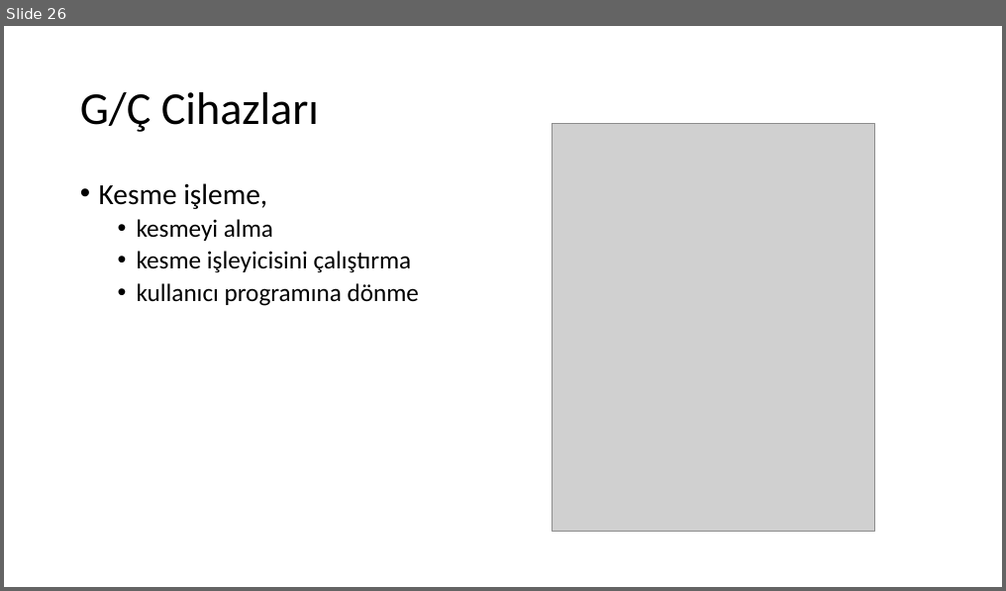
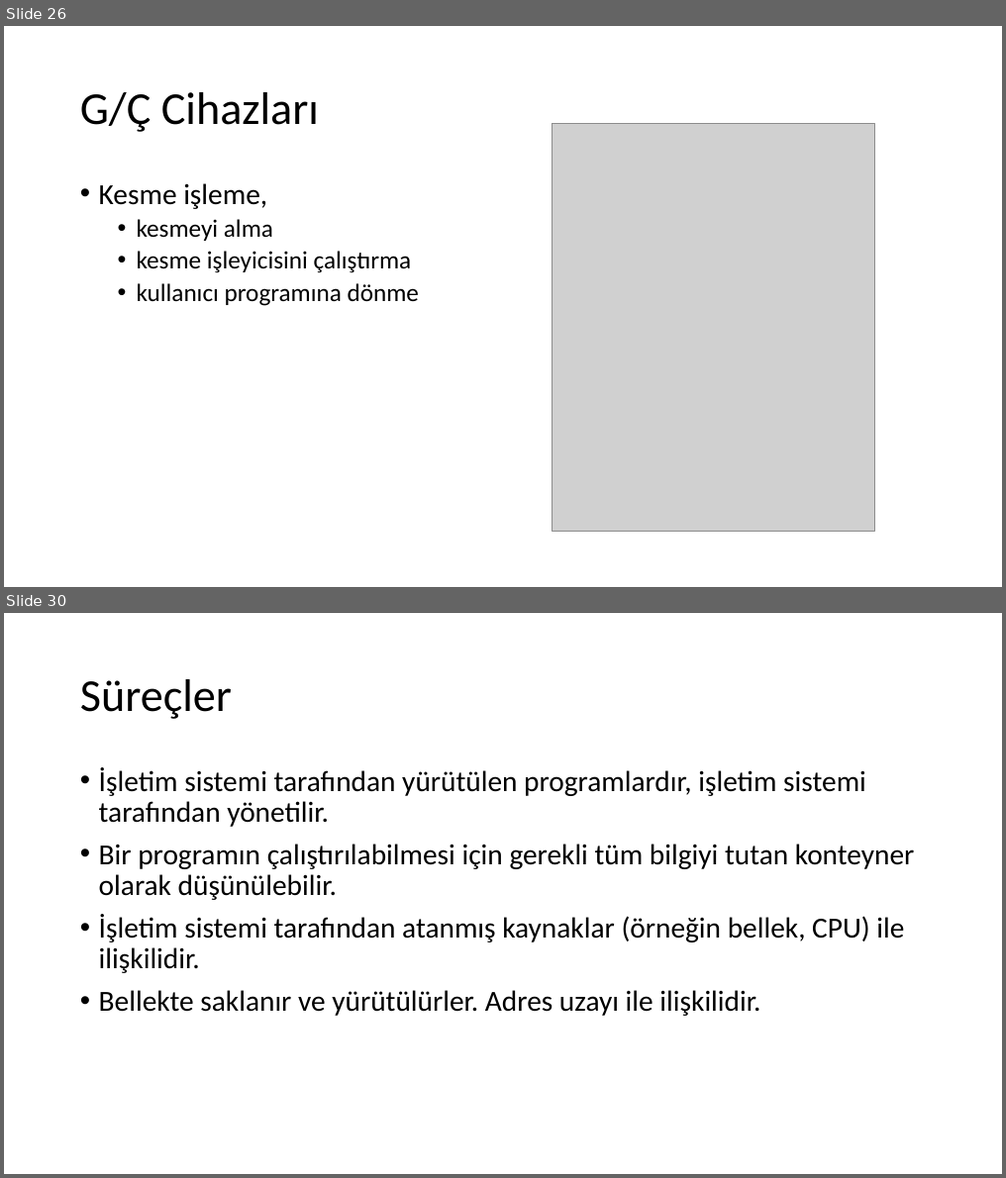
Before and after one commit to sercankulcu/sercankulcu.github.io, a slide deck: assets/teaching/os/1_Bolum_1_Giris.pptx. Shown one above the other, each under a label of ours: slide 26 before the commit, slides 26 and 30 after it; the slides between them are not shown. The pictures are 1006x591 and 1006x1178 pixels, drawn with LibreOffice and Linux fonts; fonts in the diff are those of the drawing; grey boxes stand for pictures. Boxes give left, top, right and bottom in pixels: in the first picture for what was removed or moved away, otherwise in the second. Text is boxed around its words. In the diff, an @@ line names an element or a change of style, - is before the commit and + after.

```diff
--- a/assets/teaching/os/1_Bolum_1_Giris.pptx
+++ b/assets/teaching/os/1_Bolum_1_Giris.pptx
@@ slide 30 added at box(4, 613, 1002, 1174), background #FFFFFF @@
@@ title added at box(80, 679, 232, 719), 44 pt, text #000000 @@
+Süreçler
@@ text added at box(99, 767, 914, 1016), 28 pt, text #000000 @@
+• İşletim sistemi tarafından yürütülen programlardır, işletim sistemi tarafından yönetilir.
+• Bir programın çalıştırılabilmesi için gerekli tüm bilgiyi tutan konteyner olarak düşünülebilir.
+• İşletim sistemi tarafından atanmış kaynaklar (örneğin bellek, CPU) ile ilişkilidir.
+• Bellekte saklanır ve yürütülürler. Adres uzayı ile ilişkilidir.
```
Also in this commit, not shown: 2 slides changed, 30 other slides added, 7 slides removed, 1 other file.
